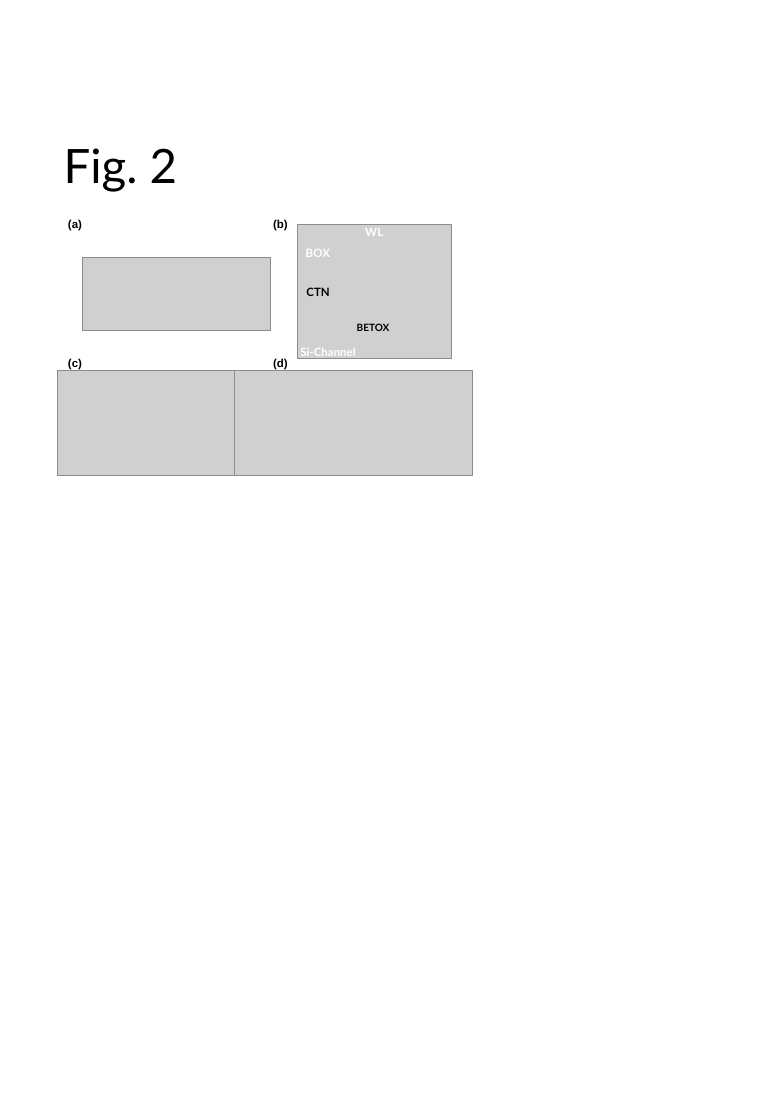
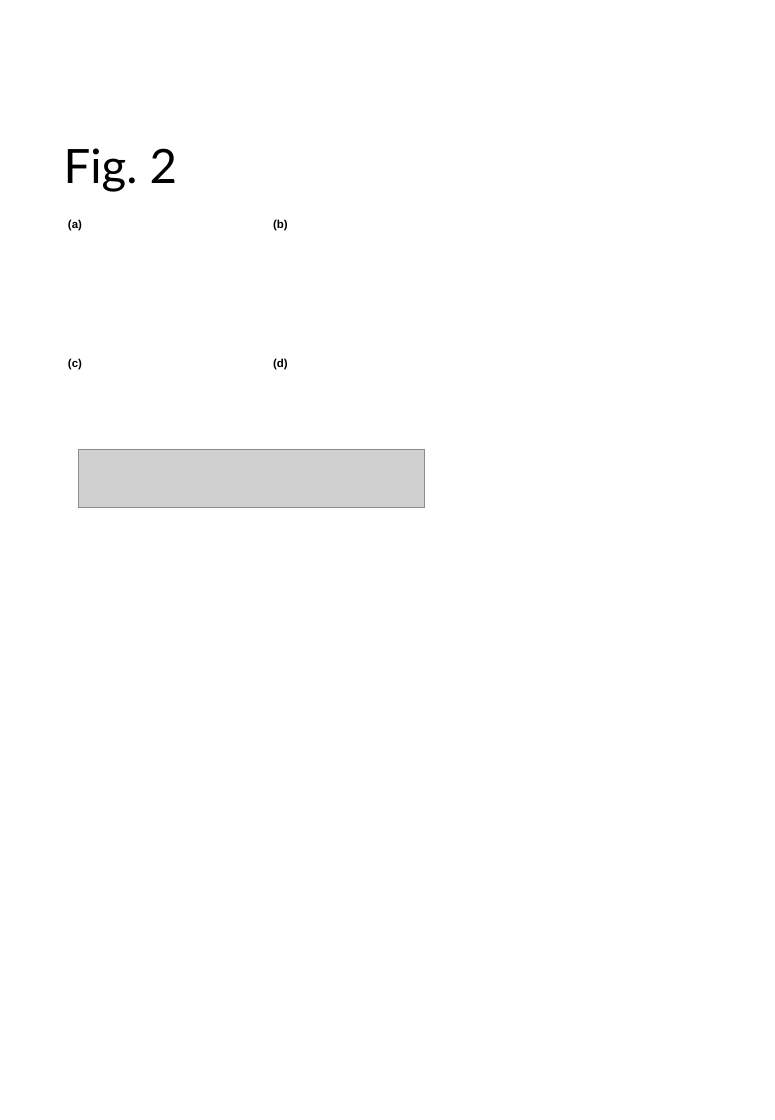
Before and after one commit to vectorcont62-dev/EDLtarget-manuscript-Mar, a slide deck: slide 3 of figures/Figures-EDL202602-manuscript.pptx. Drawn at 775x1120 pixels with LibreOffice and Linux fonts; fonts in the diff are those of the drawing; grey boxes stand for pictures. Boxes give left, top, right and bottom in pixels: in the first picture for what was removed or moved away, otherwise in the second. Text is boxed around its words. In the diff, an @@ line names an element or a change of style, - is before the commit and + after.

Commit message:
Figure 1(a) modified

```diff
--- a/figures/Figures-EDL202602-manuscript.pptx
+++ b/figures/Figures-EDL202602-manuscript.pptx
@@ picture removed at <box>298,224,452,359</box> @@
@@ text removed at <box>365,228,383,236</box> @@
-WL
@@ picture removed at <box>83,257,271,331</box> @@
@@ text removed at <box>306,249,330,257</box> @@
-BOX
@@ text removed at <box>306,287,329,296</box> @@
-CTN
@@ picture removed at <box>126,303,231,329</box> @@
@@ text removed at <box>357,323,390,331</box> @@
-BETOX
@@ text removed at <box>300,348,355,359</box> @@
-Si-Channel
@@ picture removed at <box>58,370,296,475</box> @@
@@ picture removed at <box>235,370,472,475</box> @@
@@ picture added at <box>79,449,425,507</box> @@
```
